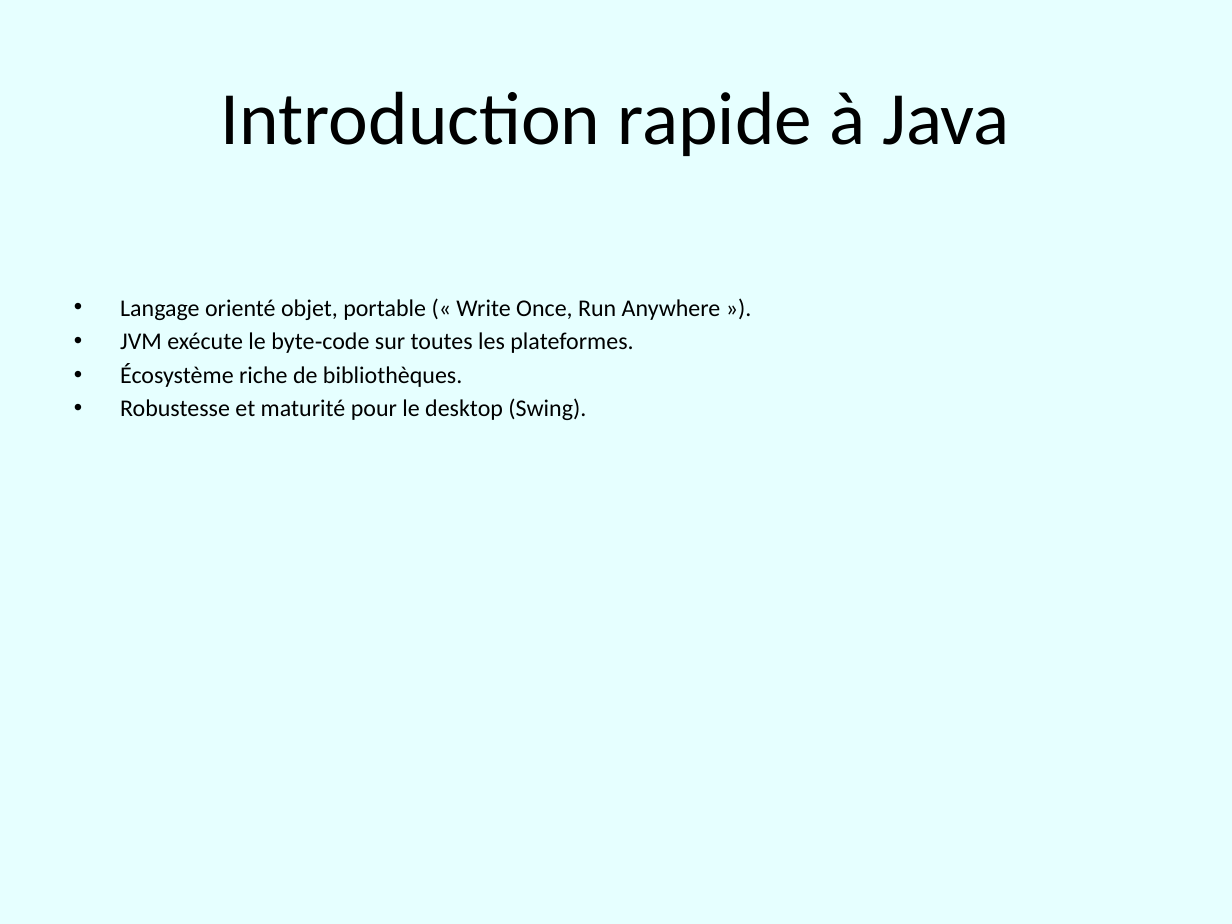
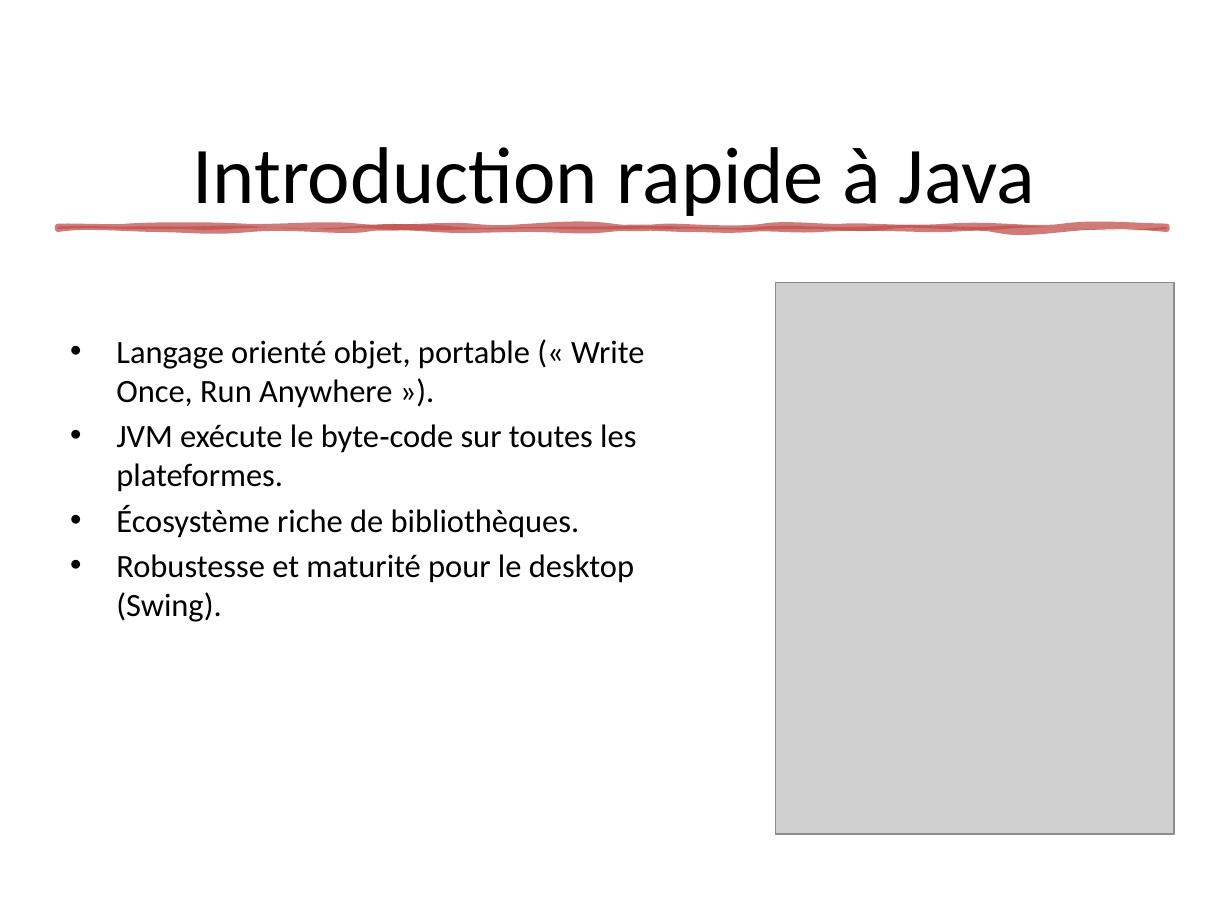
Before and after one commit to Bobyte5923/SoundOfWorld, a slide deck: slide 3 of SoundOfWorld.pptx. Drawn at 1232x924 pixels with LibreOffice and Linux fonts; fonts in the diff are those of the drawing; grey boxes stand for pictures. Boxes give left, top, right and bottom in pixels: in the first picture for what was removed or moved away, otherwise in the second. Text is boxed around its words. In the diff, an @@ line names an element or a change of style, - is before the commit and + after.

```diff
--- a/SoundOfWorld.pptx
+++ b/SoundOfWorld.pptx
@@ background #E6FFFF to #FFFFFF @@
@@ title "Introduction rapide à Java" at (x1=193, y1=147, x2=1036, y2=222): size 44 to 47 pt; vertical alignment middle to bottom @@
@@ freeform shape added at (x1=58, y1=227, x2=1167, y2=229), fill #C0504D at 75% opacity, outline #C0504D 3.5 pt @@
@@ text "Langage orienté objet, portable (« ..." moved from (x1=120, y1=299, x2=721, y2=420) to (x1=116, y1=340, x2=644, y2=622) @@
@@ text "Langage orienté objet, portable (« ..." at (x1=116, y1=340, x2=644, y2=622): size 14 to 19 pt; more space between paragraphs @@
@@ picture added at (x1=776, y1=282, x2=1173, y2=833) @@
```
Also in this commit, not shown: 10 other slides changed, 1 other file.
